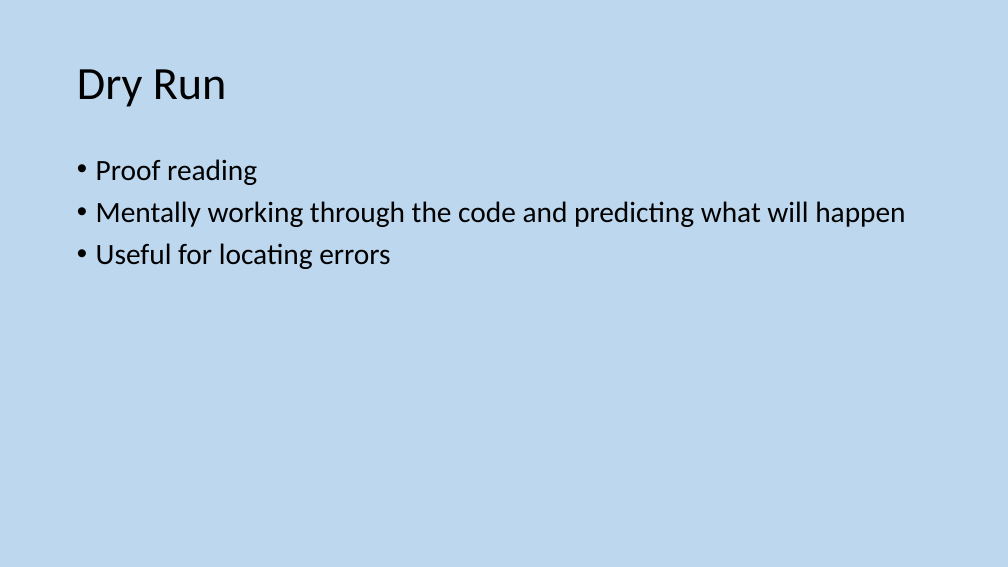
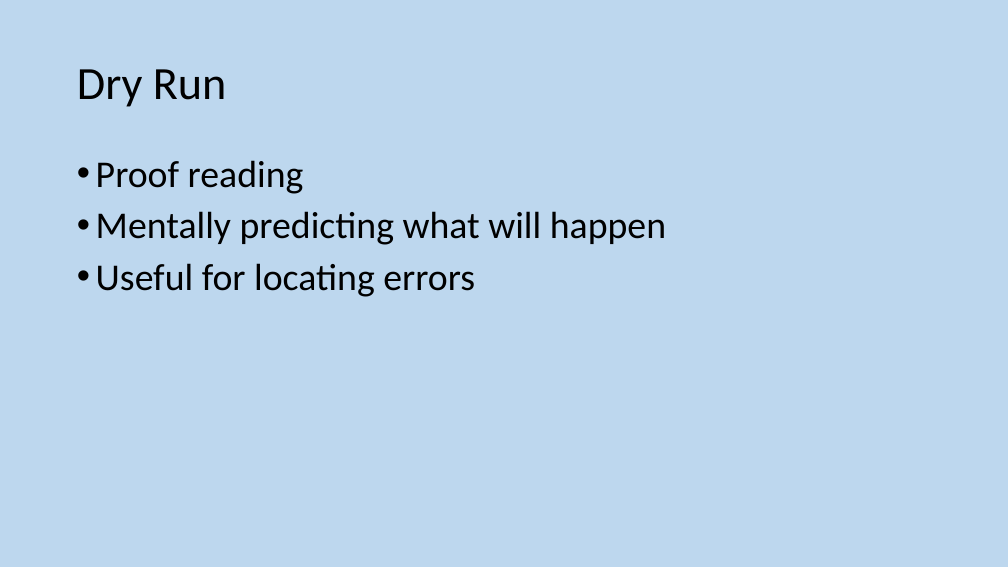
Before and after one commit to MrFriendCS/MrFriendCS.github.io, a slide deck: slide 173 of h-cs/sdd/H CS SDD Slides.pptx (slide 171 before the commit). Drawn at 1008x567 pixels with LibreOffice and Linux fonts; fonts in the diff are those of the drawing. Boxes give left, top, right and bottom in pixels: in the first picture for what was removed or moved away, otherwise in the second. Text is boxed around its words. In the diff, an @@ line names an element or a change of style, - is before the commit and + after.

```diff
--- a/h-cs/sdd/H CS SDD Slides.pptx
+++ b/h-cs/sdd/H CS SDD Slides.pptx
@@ text at (96, 160, 475, 297): size 28 to 36 pt in "Proof reading", "Useful for locating errors" @@
@@ text at (96, 211, 666, 245): text changed; size 28 to 36 pt @@
-• Mentally working through the code and predicting what will happen
+• Mentally predicting what will happen
```
Also in this commit, not shown: 21 other slides changed, 2 slides added, 5 other files.
